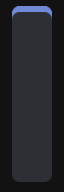
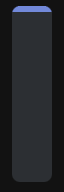
Layer changes from the first 64×192 image to the second:
renamed "window - border circle 15px" to "window - border circle 16px", painted on it over left=12, top=12, right=52, bottom=182
painted on "border" over left=12, top=6, right=52, bottom=19
